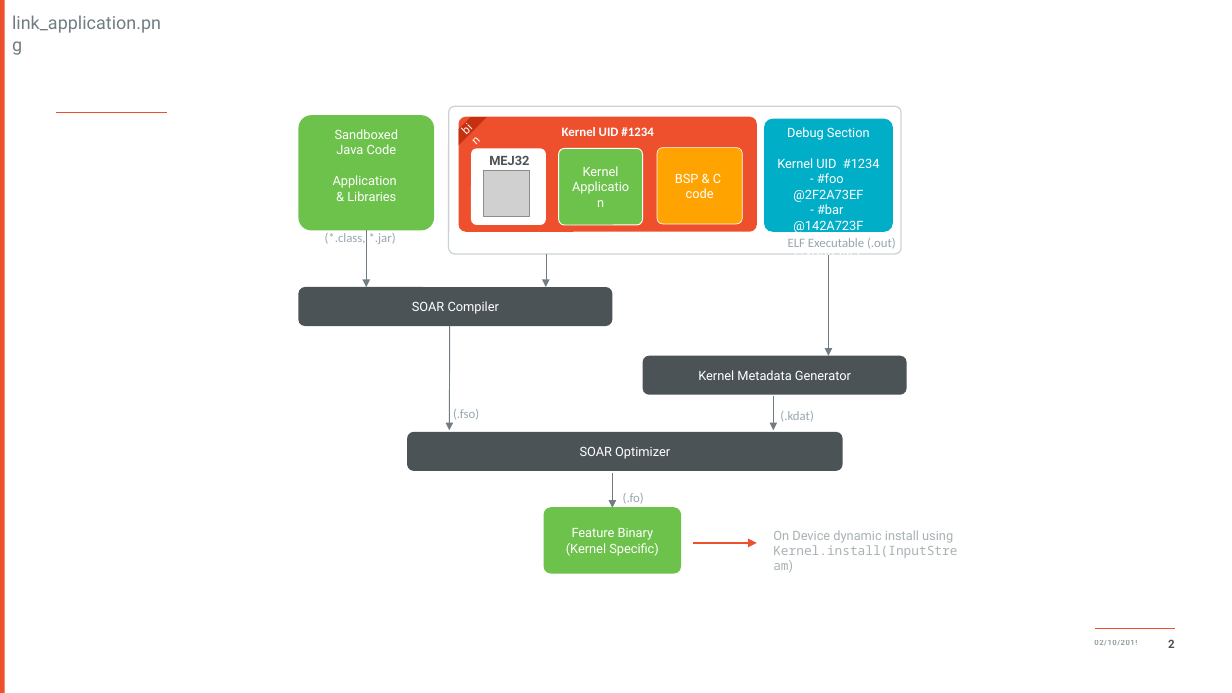
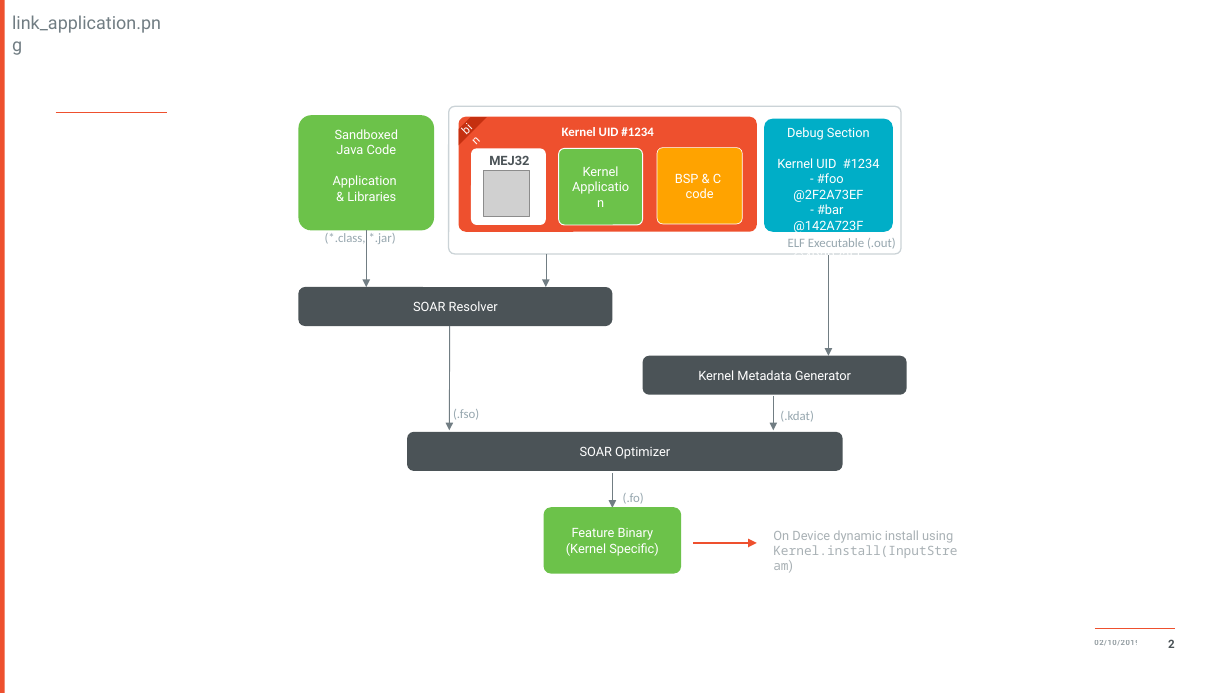
Before and after one commit to MicroEJ/docs, a slide deck: slide 1 of KernelDeveloperGuide/pptx/application_link.pptx. Drawn at 1232x693 pixels with LibreOffice and Linux fonts; fonts in the diff are those of the drawing; grey boxes stand for pictures; background and template pictures are left out. Boxes give left, top, right and bottom in pixels: in the first picture for what was removed or moved away, otherwise in the second. Text is boxed around its words. In the diff, an @@ line names an element or a change of style, - is before the commit and + after.

Commit message:
rename SOAR Compiler to SOAR Resolver
Decision has been made to reserve the "compilation" term for source to
binary compilation, not for intern binary bytecode transformations.

```diff
--- a/KernelDeveloperGuide/pptx/application_link.pptx
+++ b/KernelDeveloperGuide/pptx/application_link.pptx
@@ text in rounded rectangle at (413,301,498,311): text changed @@
-SOAR Compiler
+SOAR Resolver
```
Also in this commit, not shown: 6 other files.
